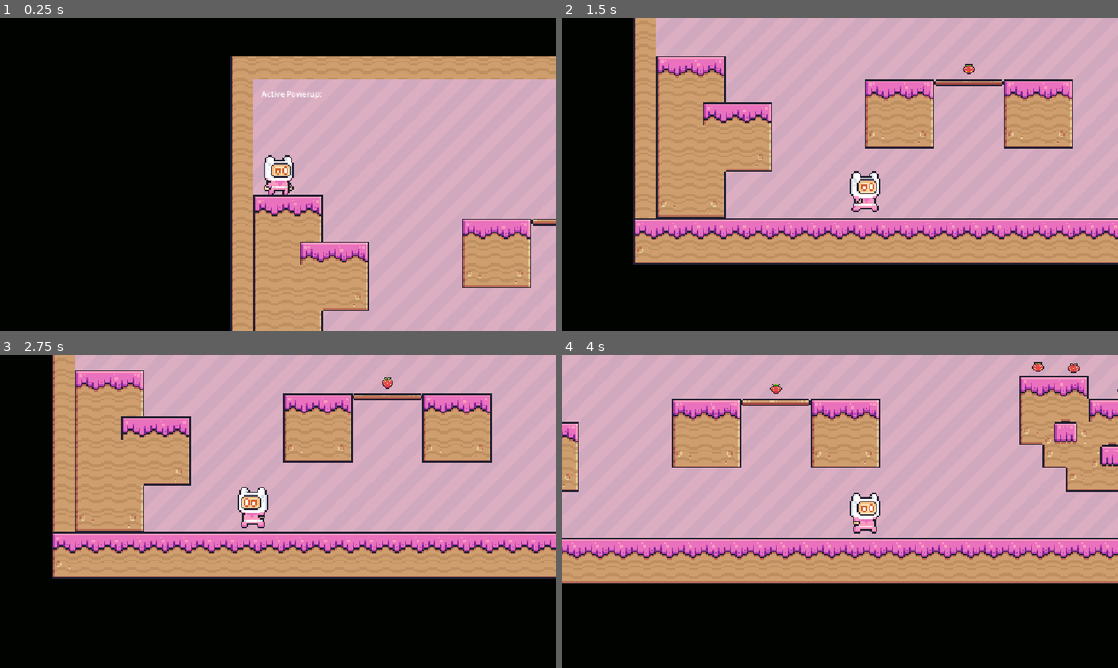
Above: before the commit, frames 1-4 (two rows, left to right).
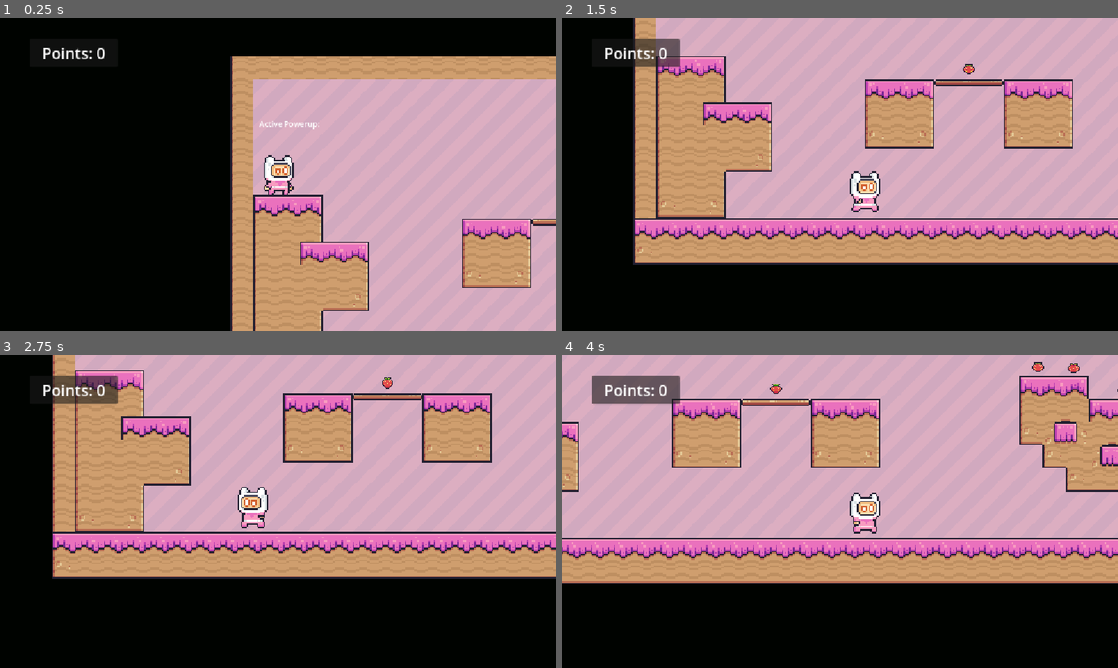
Above: after the commit, the same moments.

Repository: Simonfitz/jamscepticeye
Game: Godot game, scene res://scenes/main.tscn
The game is run twice, just before and just after one commit, with the same random seed, the same clock (stepped at 60 frames per second) and the same inputs.
Inputs:
- Up to frame 1 (0.25 s): no input
- Up to frame 2 (1.5 s): hold Right (right) from 0.53 s (still down); tap Space (jump) at 0.77 s
- Up to frame 3 (2.75 s): tap Space (jump) at 1.52 s; release Right (right) at 2.03 s; hold Left (left) from 2.03 s (still down)
- Up to frame 4 (4 s): release Left (left) at 2.78 s; hold Right (right) from 2.78 s (still down); tap Space (jump) at 3.02, 3.77 s

The runs differ from the first frame. In frame 1, 0.4% of the frame differs, in the area x 7-58%, y 9-36%; in frame 2, 0.8%; in frame 3, 1.0%; in frame 4, 1.4%, in the area x 5-22%, y 6-16%.

Commit message:
Added points label and a trophy

Diff:
--- a/super-exciting-game-project/scenes/game_manager.gd
+++ b/super-exciting-game-project/scenes/game_manager.gd
@@ -1,7 +1,9 @@
 extends Node
 
 var points = 0
+@onready var points_label: Label = %PointsLabel
 
 func add_point():
 	points += 1
 	print(points)
+	points_label.text = "Points: " + str(points)
--- a/super-exciting-game-project/scenes/main.tscn
+++ b/super-exciting-game-project/scenes/main.tscn
@@ -1,10 +1,11 @@
-[gd_scene load_steps=8 format=4 uid="uid://b18s6antjqees"]
+[gd_scene load_steps=9 format=4 uid="uid://b18s6antjqees"]
 
 [ext_resource type="Texture2D" uid="uid://kttl8w68t1xy" path="res://assets/Pink.png" id="1_sugp2"]
 [ext_resource type="Texture2D" uid="uid://nrdm3gehrkij" path="res://assets/Terrain (16x16).png" id="2_sugp2"]
 [ext_resource type="PackedScene" uid="uid://dh6canwj8471b" path="res://scenes/main_character.tscn" id="3_jyhfs"]
 [ext_resource type="PackedScene" uid="uid://cxjbojokt3em2" path="res://scenes/collectable.tscn" id="4_jyhfs"]
 [ext_resource type="Script" uid="uid://dlx02r8ytnjcd" path="res://scenes/game_manager.gd" id="5_tbgi4"]
+[ext_resource type="PackedScene" uid="uid://l3av5bxo478r" path="res://scenes/trophy.tscn" id="6_tefeu"]
 
 [sub_resource type="TileSetAtlasSource" id="TileSetAtlasSource_jyhfs"]
 texture = ExtResource("2_sugp2")
@@ -183,7 +184,13 @@
 
 [node name="Node" type="Node"]
 
-[node name="TextureRect" type="TextureRect" parent="."]
+[node name="GameManager" type="Node" parent="."]
+unique_name_in_owner = true
+script = ExtResource("5_tbgi4")
+
+[node name="SceneObjects" type="Node" parent="."]
+
+[node name="TextureRect" type="TextureRect" parent="SceneObjects"]
 texture_filter = 1
 offset_left = 54.0
 offset_top = 31.0
@@ -192,59 +199,77 @@
 texture = ExtResource("1_sugp2")
 stretch_mode = 1
 
-[node name="TileMapLayer" type="TileMapLayer" parent="TextureRect"]
+[node name="TileMapLayer" type="TileMapLayer" parent="SceneObjects/TextureRect"]
 scale = Vector2(3, 3)
 tile_map_data = PackedByteArray("AAABAAwAAAAHAAgAAAACAAwAAAAHAAgAAAADAAwAAAAHAAgAAAAEAAwAAAAHAAgAAAAFAAwAAAAHAAgAAAAGAA …(6800 unchanged characters)…
 tile_set = SubResource("TileSet_tbgi4")
 
-[node name="CharacterBody2D" parent="." instance=ExtResource("3_jyhfs")]
+[node name="CharacterBody2D" parent="SceneObjects" instance=ExtResource("3_jyhfs")]
 position = Vector2(61, 28)
 
-[node name="Camera2D" type="Camera2D" parent="CharacterBody2D"]
+[node name="Camera2D" type="Camera2D" parent="SceneObjects/CharacterBody2D"]
 position = Vector2(44, 199)
 position_smoothing_enabled = true
 position_smoothing_speed = 7.0
 
-[node name="DebugPowerupLabel" type="Label" parent="."]
-anchors_preset = -1
-anchor_right = 0.035
-anchor_bottom = 0.018000001
-offset_left = 71.0
-offset_top = 49.0
-offset_right = 273.68005
-offset_bottom = 72.0
+[node name="CollectablesGroup" type="Node" parent="SceneObjects"]
+
+[node name="Collectable2" parent="SceneObjects/CollectablesGroup" instance=ExtResource("4_jyhfs")]
+position = Vector2(2507, 231)
+
+[node name="Collectable3" parent="SceneObjects/CollectablesGroup" instance=ExtResource("4_jyhfs")]
+position = Vector2(2751, 282)
+
+[node name="Collectable4" parent="SceneObjects/CollectablesGroup" instance=ExtResource("4_jyhfs")]
+position = Vector2(747, 187)
+
+[node name="Collectable5" parent="SceneObjects/CollectablesGroup" instance=ExtResource("4_jyhfs")]
+position = Vector2(821, 189)
+
+[node name="Collectable6" parent="SceneObjects/CollectablesGroup" instance=ExtResource("4_jyhfs")]
+position = Vector2(923, 235)
+
+[node name="Collectable7" parent="SceneObjects/CollectablesGroup" instance=ExtResource("4_jyhfs")]
+position = Vector2(204, 232)
+
+[node name="Collectable8" parent="SceneObjects/CollectablesGroup" instance=ExtResource("4_jyhfs")]
+position = Vector2(1598, 274)
+
+[node name="Collectable9" parent="SceneObjects/CollectablesGroup" instance=ExtResource("4_jyhfs")]
+position = Vector2(1672, 273)
+
+[node name="Collectable10" parent="SceneObjects/CollectablesGroup" instance=ExtResource("4_jyhfs")]
+position = Vector2(2263, 280)
+
+[node name="Collectable" parent="SceneObjects/CollectablesGroup" instance=ExtResource("4_jyhfs")]
+position = Vector2(1518, 272)
+
+[node name="Trophy" parent="SceneObjects" instance=ExtResource("6_tefeu")]
+
+[node name="DebugPowerupLabel" type="Label" parent="SceneObjects"]
+offset_left = 66.0
+offset_top = 111.0
+offset_right = 288.68
+offset_bottom = 134.0
 text = "Active Powerup: "
 
-[node name="GameManager" type="Node" parent="."]
+[node name="UI" type="CanvasLayer" parent="."]
+
+[node name="Panel" type="Panel" parent="UI"]
+offset_left = 62.0
+offset_top = 43.0
+offset_right = 244.0
+offset_bottom = 102.0
+
+[node name="PointsLabel" type="Label" parent="UI/Panel"]
 unique_name_in_owner = true
-script = ExtResource("5_tbgi4")
-
-[node name="Collectable2" parent="." instance=ExtResource("4_jyhfs")]
-position = Vector2(2507, 231)
-
-[node name="Collectable3" parent="." instance=ExtResource("4_jyhfs")]
-position = Vector2(2751, 282)
-
-[node name="Collectable4" parent="." instance=ExtResource("4_jyhfs")]
-position = Vector2(747, 187)
-
-[node name="Collectable5" parent="." instance=ExtResource("4_jyhfs")]
-position = Vector2(821, 189)
-
-[node name="Collectable6" parent="." instance=ExtResource("4_jyhfs")]
-position = Vector2(923, 235)
-
-[node name="Collectable7" parent="." instance=ExtResource("4_jyhfs")]
-position = Vector2(204, 232)
-
-[node name="Collectable8" parent="." instance=ExtResource("4_jyhfs")]
-position = Vector2(1598, 274)
-
-[node name="Collectable9" parent="." instance=ExtResource("4_jyhfs")]
-position = Vector2(1672, 273)
-
-[node name="Collectable10" parent="." instance=ExtResource("4_jyhfs")]
-position = Vector2(2263, 280)
-
-[node name="Collectable" parent="." instance=ExtResource("4_jyhfs")]
-position = Vector2(1518, 272)
+layout_mode = 1
+anchors_preset = 15
+anchor_right = 1.0
+anchor_bottom = 1.0
+grow_horizontal = 2
+grow_vertical = 2
+theme_override_font_sizes/font_size = 32
+text = "Points: 0"
+horizontal_alignment = 1
+vertical_alignment = 1
--- /dev/null
+++ b/super-exciting-game-project/scenes/trophy.tscn
@@ -0,0 +1,18 @@
+[gd_scene load_steps=3 format=3 uid="uid://l3av5bxo478r"]
+
+[ext_resource type="Texture2D" uid="uid://cof1hfe0qkykl" path="res://assets/End (Idle).png" id="1_nxsgq"]
+
+[sub_resource type="RectangleShape2D" id="RectangleShape2D_dhcmp"]
+size = Vector2(77, 77.5)
+
+[node name="Trophy" type="Area2D"]
+
+[node name="CollisionShape2D" type="CollisionShape2D" parent="."]
+position = Vector2(3965, 571)
+shape = SubResource("RectangleShape2D_dhcmp")
+
+[node name="Sprite2D" type="Sprite2D" parent="."]
+texture_filter = 1
+position = Vector2(3963.9998, 555)
+scale = Vector2(1.640625, 1.65625)
+texture = ExtResource("1_nxsgq")
Binary file added: super-exciting-game-project/assets/End (Idle).png
Not shown, added: super-exciting-game-project/assets/End (Idle).png.import
